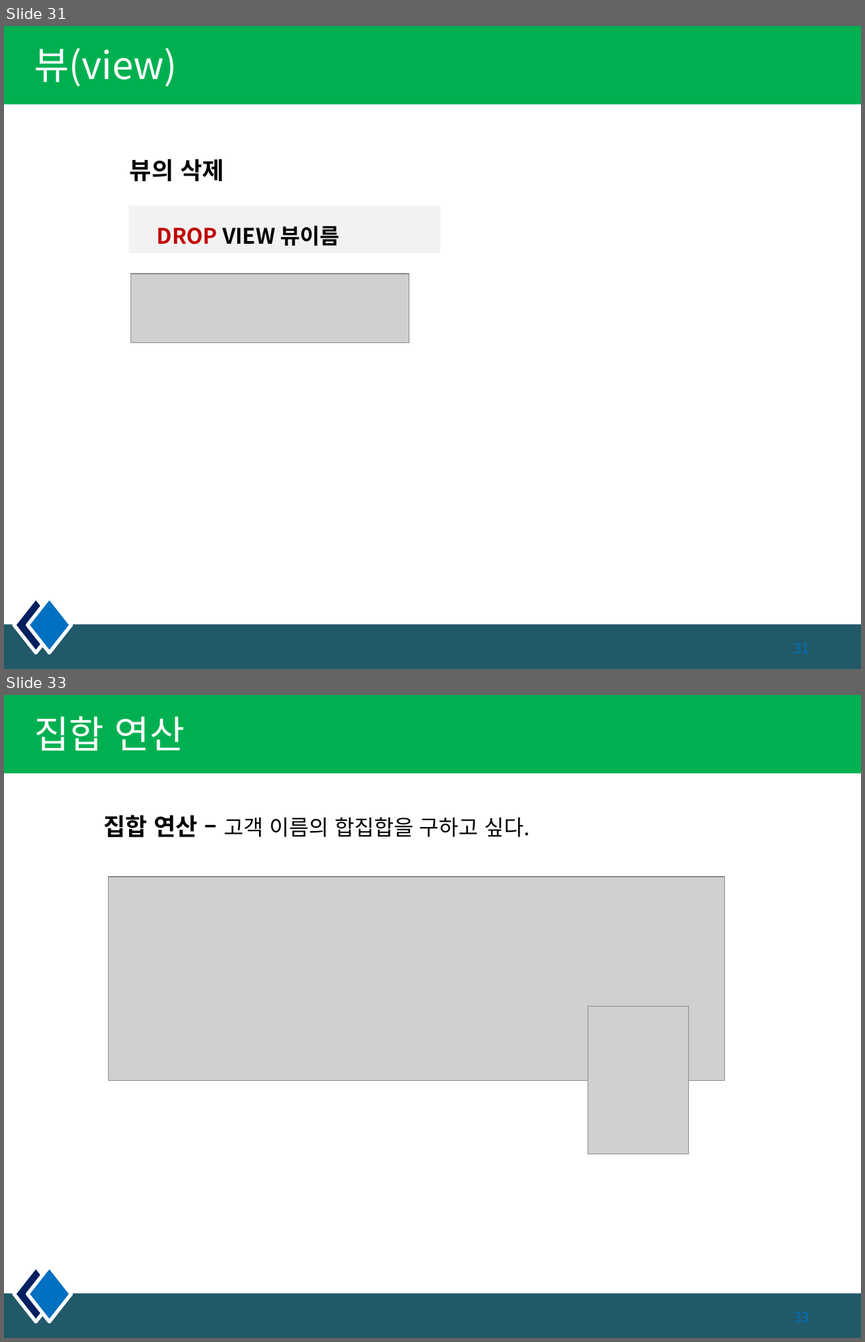
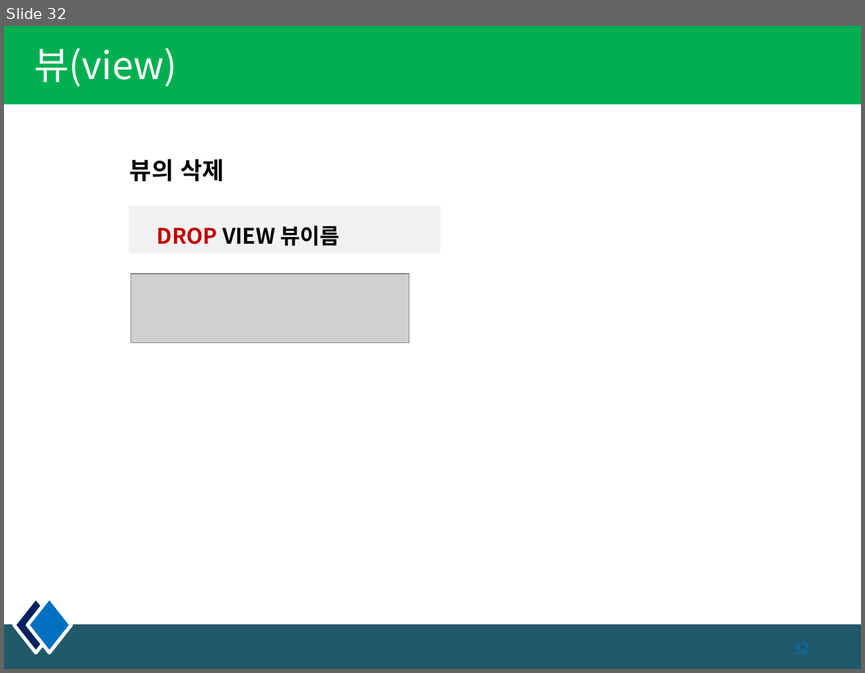
Before and after one commit to kiyongee2/green_project_web, a slide deck: db_ppt/4장. select_join.pptx. Shown one above the other, each under a label of ours: slides 31 and 33 before the commit, slide 32 after it; the slides between them are not shown. The pictures are 865x1342 and 865x673 pixels, drawn with LibreOffice and Linux fonts; fonts in the diff are those of the drawing; grey boxes stand for pictures. Boxes give left, top, right and bottom in pixels: in the first picture for what was removed or moved away, otherwise in the second. Text is boxed around its words. In the diff, an @@ line names an element or a change of style, - is before the commit and + after.

```diff
--- a/db_ppt/4장. select_join.pptx
+++ b/db_ppt/4장. select_join.pptx
@@ slide 33 removed at (4,695,861,1338), background #FFFFFF; not listed: 4 template elements that a slide beside it also shows @@
@@ title removed at (34,716,185,751) @@
-집합 연산
@@ text removed at (103,815,530,837) @@
-집합 연산 – 고객 이름의 합집합을 구하고 싶다.
@@ picture removed at (109,877,725,1081) @@
@@ picture removed at (587,1006,689,1154) @@
@@ what was slide 31 is now slide 32 @@
```
Also in this commit, not shown: 4 slides changed, 3 slides added, 3 other slides removed, 2 other files.
